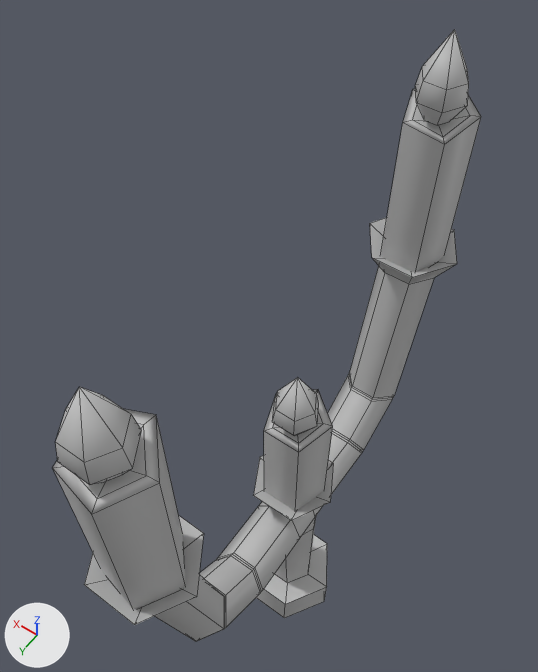
Before and after pictures for a commit that changed the FBX model Fluorescent_Path/Assets/Props/Environments/Prop_CandleLamp_01/Prop_CandleLamp_01.fbx.
Camera for both pictures: a 50 mm lens placed at (-0.144, 0.236, 0.749), pointed at (0.054, -0.041, 0.314). Arrows for +X, +Y and +Z are at lower left; the lights stay in place. Mesh edges are drawn as thin lines. Where no turn or scale is listed for an object, it has been applied to the vertices.

In view in the first picture: 'Prop_CandleLamp_01'.
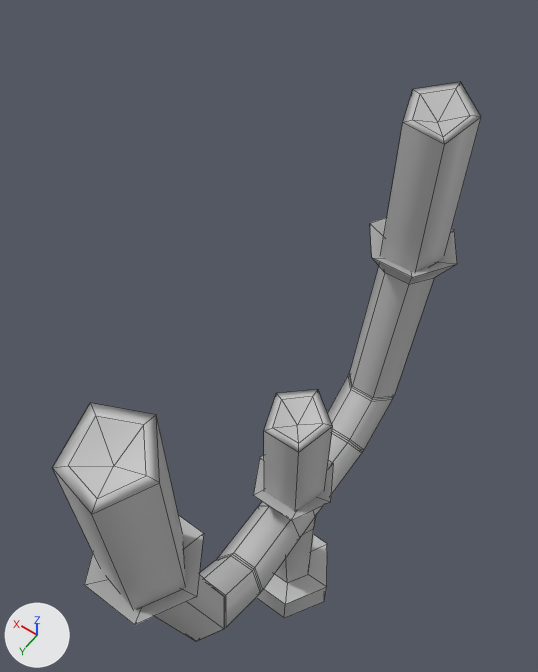
Where the newer file only moved an object's origin or applied its transform, the numbers keep the older frame.

What changed in the scene script:
```text
Change me_mesh:
    where me_mesh.from_pydata(...)  # 261 vertices, 245 faces; spans x -0.043..0.043, y -0.179..0.178, z -0.17..0.356
    used by ob_prop_candlelamp_01; location = (0.0, 0.0, 0.17)
    me_mesh part 1: the loose piece of 19 vertices spanning x -0.018..0.018, y -0.16..-0.129, z 0.298..0.356 is deleted
    me_mesh part 2: the loose piece of 19 vertices spanning x -0.018..0.018, y -0.012..0.018, z 0.13..0.188 is deleted
    me_mesh part 3: the loose piece of 19 vertices spanning x -0.018..0.018, y 0.137..0.167, z 0.298..0.356 is deleted
```

Boxes (x1, y1, x2, y2) around the edits, measured in the pictures (538 x 672 px):
'Prop_CandleLamp_01', reshaped (8% shorter)
    before: (53, 30, 481, 642)
    after: (53, 82, 481, 642)
part 1 of me_mesh, deleted
    before: (415, 30, 469, 125)
part 2 of me_mesh, deleted
    before: (272, 378, 319, 436)
part 3 of me_mesh, deleted
    before: (56, 387, 142, 485)
